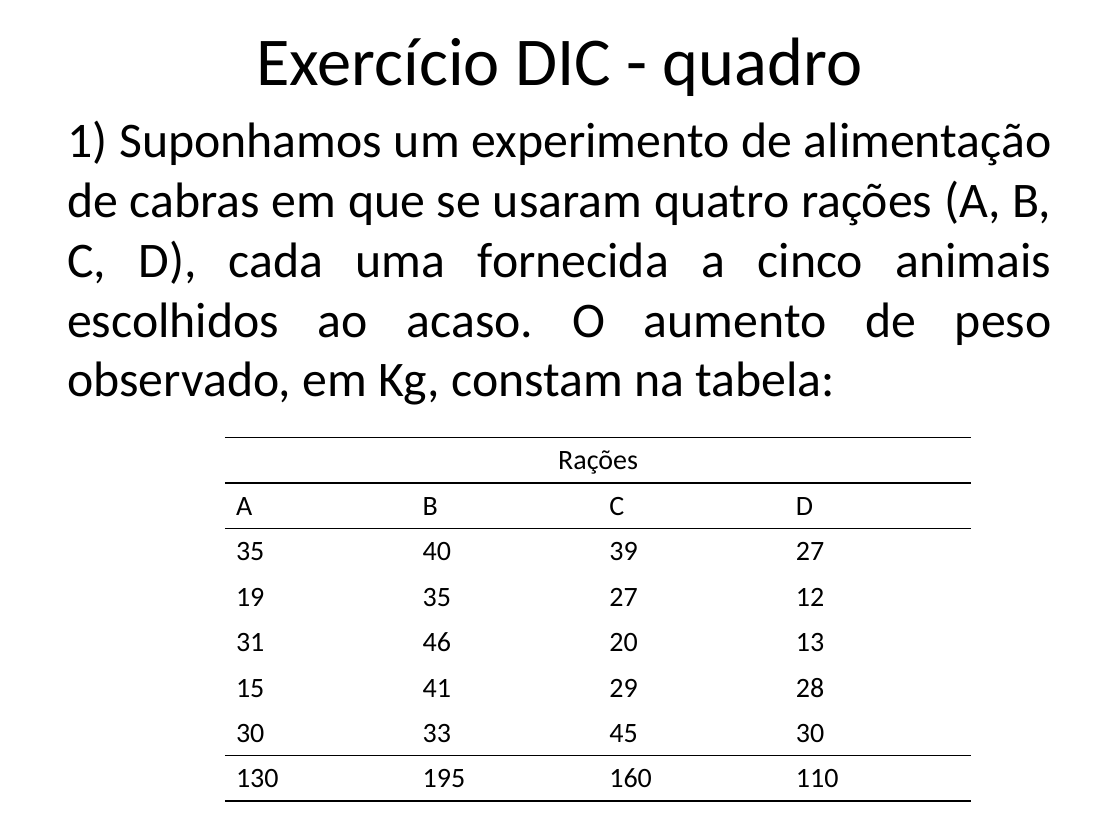
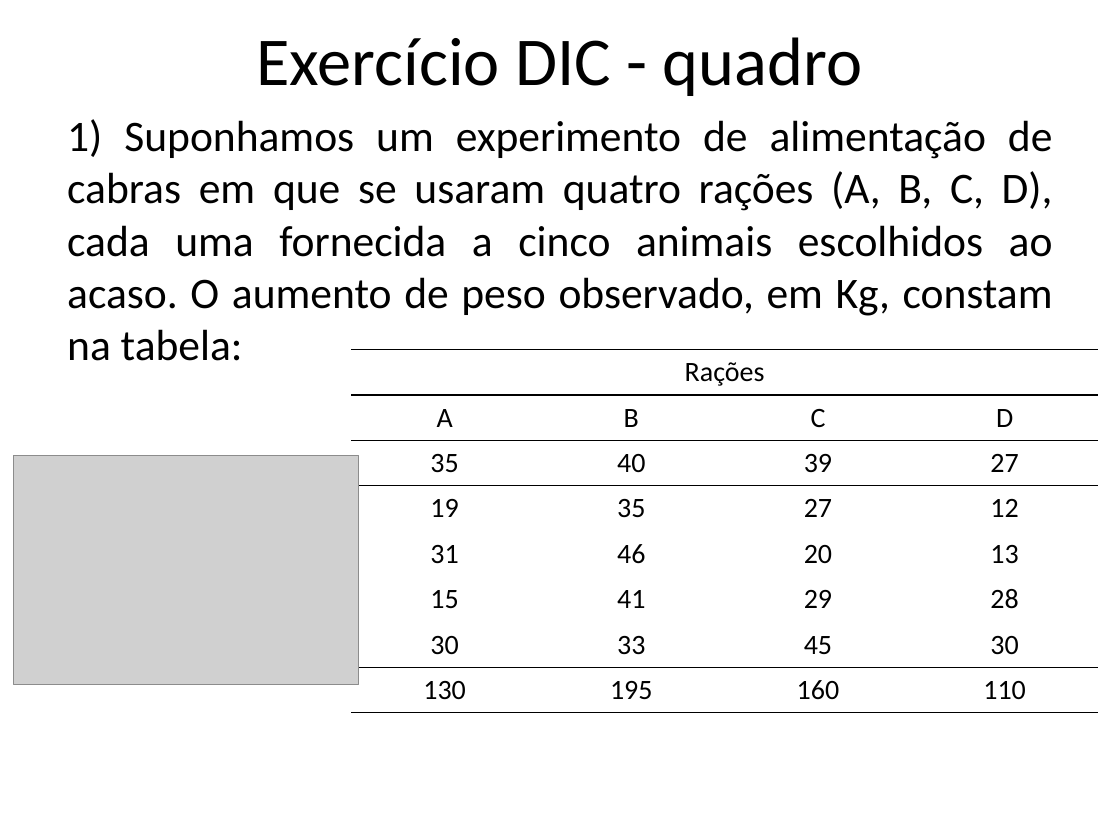
Before and after one commit to rickmangueira/aulas, a slide deck: slide 37 of DIC.pptx. Drawn at 1120x840 pixels with LibreOffice and Linux fonts; fonts in the diff are those of the drawing; grey boxes stand for pictures. Boxes give left, top, right and bottom in pixels: in the first picture for what was removed or moved away, otherwise in the second. Text is boxed around its words. In the diff, an @@ line names an element or a change of style, - is before the commit and + after.

```diff
--- a/DIC.pptx
+++ b/DIC.pptx
@@ text "1) Suponhamos um experimento de ..." at (67, 119, 1053, 361): size 32 to 28 pt @@
@@ table at (352, 349, 1100, 712) @@
@@ alignment left to centre @@
@@ borders changed @@
@@ table: place and size @@
-table at (225, 438, 973, 801)
+table at (352, 349, 1100, 712)
@@ picture added at (13, 455, 358, 684) @@
```
Also in this commit, not shown: 6 other slides changed, 1 other file.
